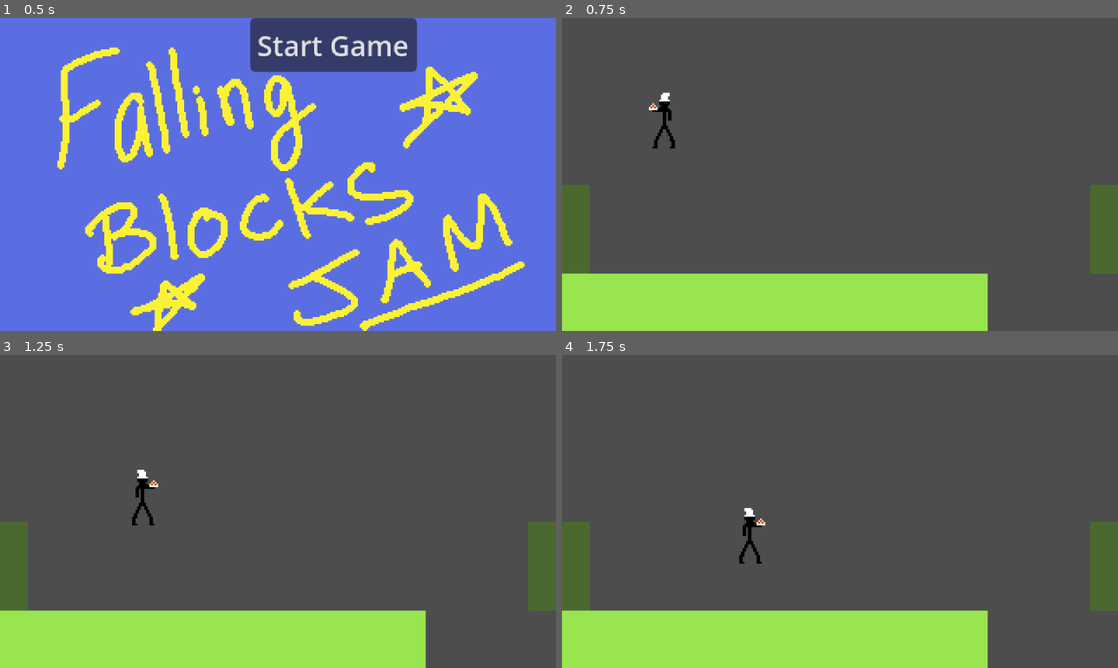
Above: before the commit, frames 1-4 (two rows, left to right).
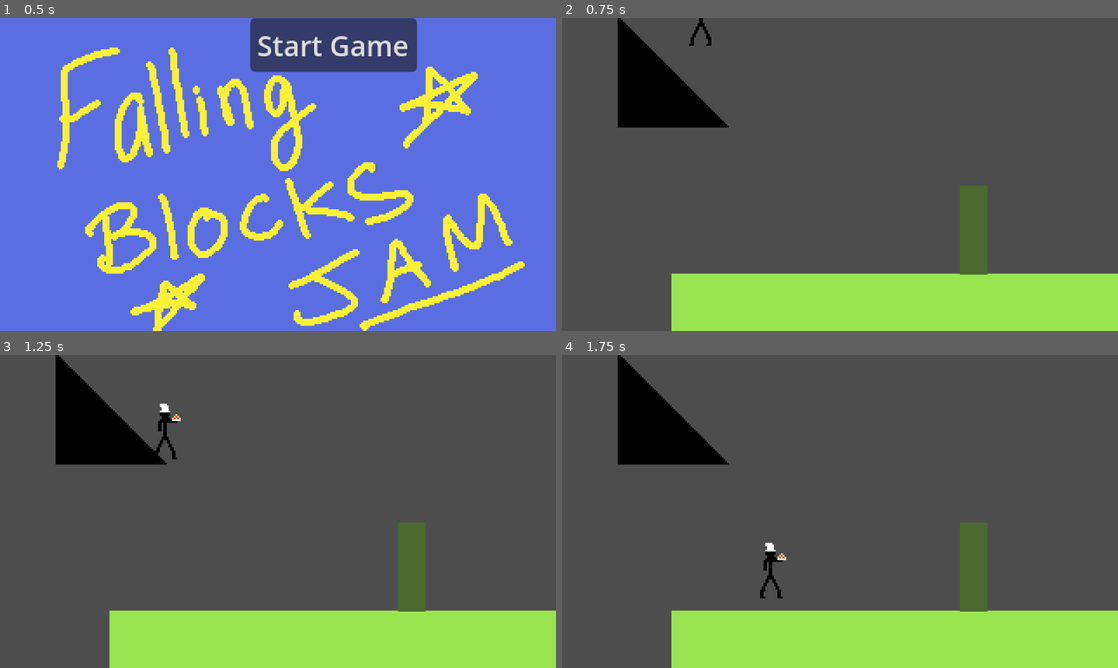
Above: after the commit, the same moments.

Repository: dfebs/falling-blocks-game-jam
Game: Godot game, scene res://main.tscn
Same seed, same stepped clock (60 frames per second), same inputs: the game is played once before the commit and once after it.
Inputs:
- Up to frame 1 (0.5 s): no input
- Up to frame 2 (0.75 s): click "Start Game" at 0.5 s
- Up to frame 3 (1.25 s): no input
- Up to frame 4 (1.75 s): no input

Frame 1 is identical in both runs. In frame 2, 16% of the frame differs, in the area x 0-100%, y 0-100%; in frame 3, 16%; in frame 4, 16%.

Commit message:
add a slope

Diff:
--- a/Levels/starting_level.tscn
+++ b/Levels/starting_level.tscn
@@ -4,6 +4,8 @@
 [ext_resource type="Script" uid="uid://bfxj6cdmt0iv2" path="res://Levels/starting_level.gd" id="1_pqw28"]
 [ext_resource type="Script" uid="uid://bljswni65fiea" path="res://Levels/floor.gd" id="3_dy3ns"]
 [ext_resource type="Texture2D" uid="uid://b3bl1gug2iyah" path="res://Assets/Walls.png" id="3_hss4j"]
+[ext_resource type="Texture2D" uid="uid://xsgtxl8hsnrg" path="res://Assets/Wall.png" id="5_b5vwc"]
+[ext_resource type="Texture2D" uid="uid://bohauybkd5wwg" path="res://Assets/Ramp.png" id="5_jh23t"]
 
 [sub_resource type="RectangleShape2D" id="RectangleShape2D_djvyk"]
 size = Vector2(244, 33)
@@ -16,44 +18,47 @@
 start_marker = NodePath("Marker2D")
 
 [node name="Marker2D" type="Marker2D" parent="." unique_id=620127984]
-position = Vector2(-101, -48)
+position = Vector2(-72, -108)
 
 [node name="Floor" type="Node2D" parent="." unique_id=799185082]
 
 [node name="Sprite2D" type="Sprite2D" parent="Floor" unique_id=455922720]
-position = Vector2(-75, 0)
+position = Vector2(63, 0)
 texture = ExtResource("1_3cb5r")
 
 [node name="StaticBody2D" type="StaticBody2D" parent="Floor" unique_id=1804012781]
 script = ExtResource("3_dy3ns")
 
 [node name="CollisionShape2D" type="CollisionShape2D" parent="Floor/StaticBody2D" unique_id=2142956983]
-position = Vector2(-37, 74)
+position = Vector2(25, 74)
 shape = SubResource("RectangleShape2D_djvyk")
 
 [node name="Walls" type="Node2D" parent="." unique_id=2065476380]
 
 [node name="Sprite2D" type="Sprite2D" parent="Walls" unique_id=1077123488]
+visible = false
 texture = ExtResource("3_hss4j")
 
 [node name="StaticBody2D" type="StaticBody2D" parent="Walls" unique_id=527611245]
-visible = false
-position = Vector2(-152, 32)
+position = Vector2(77, 32)
 
 [node name="CollisionShape2D" type="CollisionShape2D" parent="Walls/StaticBody2D" unique_id=2122384271]
 shape = SubResource("RectangleShape2D_euswq")
 
-[node name="StaticBody2D2" type="StaticBody2D" parent="Walls" unique_id=1701829657]
-visible = false
-position = Vector2(152, 32)
+[node name="Sprite2D" type="Sprite2D" parent="Walls/StaticBody2D" unique_id=273624556]
+position = Vector2(0, -0.5)
+scale = Vector2(1, 0.796875)
+texture = ExtResource("5_b5vwc")
 
-[node name="CollisionShape2D" type="CollisionShape2D" parent="Walls/StaticBody2D2" unique_id=885039367]
-shape = SubResource("RectangleShape2D_euswq")
+[node name="Slope" type="Node2D" parent="." unique_id=894057245]
+position = Vector2(-128, -91)
 
-[node name="Curve" type="Node2D" parent="." unique_id=894057245]
+[node name="StaticBody2D" type="StaticBody2D" parent="Slope" unique_id=1308296191]
+position = Vector2(8, -6)
 
-[node name="StaticBody2D" type="StaticBody2D" parent="Curve" unique_id=1308296191]
-position = Vector2(-113, -32)
+[node name="CollisionPolygon2D" type="CollisionPolygon2D" parent="Slope/StaticBody2D" unique_id=287967480]
+polygon = PackedVector2Array(-8, 6, 56, 70, -8, 70)
 
-[node name="CollisionPolygon2D" type="CollisionPolygon2D" parent="Curve/StaticBody2D" unique_id=287967480]
-polygon = PackedVector2Array(0, 0, 5, 17, 68, 70, 10, 48, -8, 24, -8, 7, -2, 0)
+[node name="Sprite2D" type="Sprite2D" parent="Slope" unique_id=1633888099]
+position = Vector2(32, 32)
+texture = ExtResource("5_jh23t")
Binary file added: Assets/Ramp.png
Not shown, added: Assets/Ramp.png.import
Binary file added: Assets/Wall.png
Not shown, added: Assets/Wall.png.import
